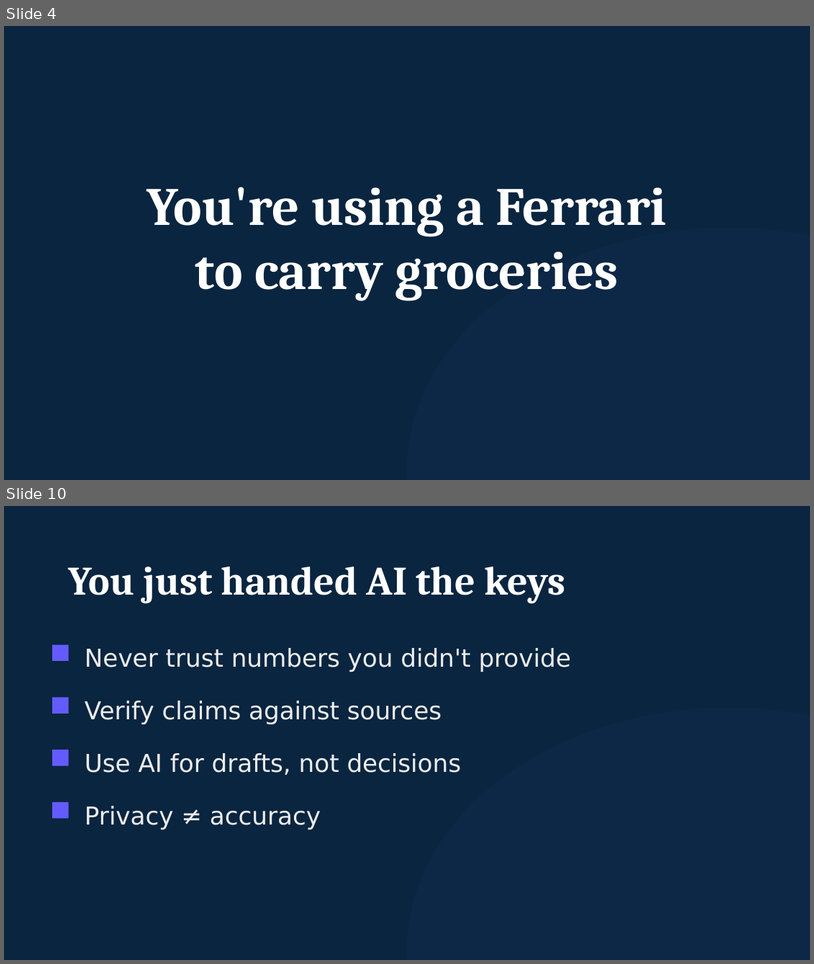
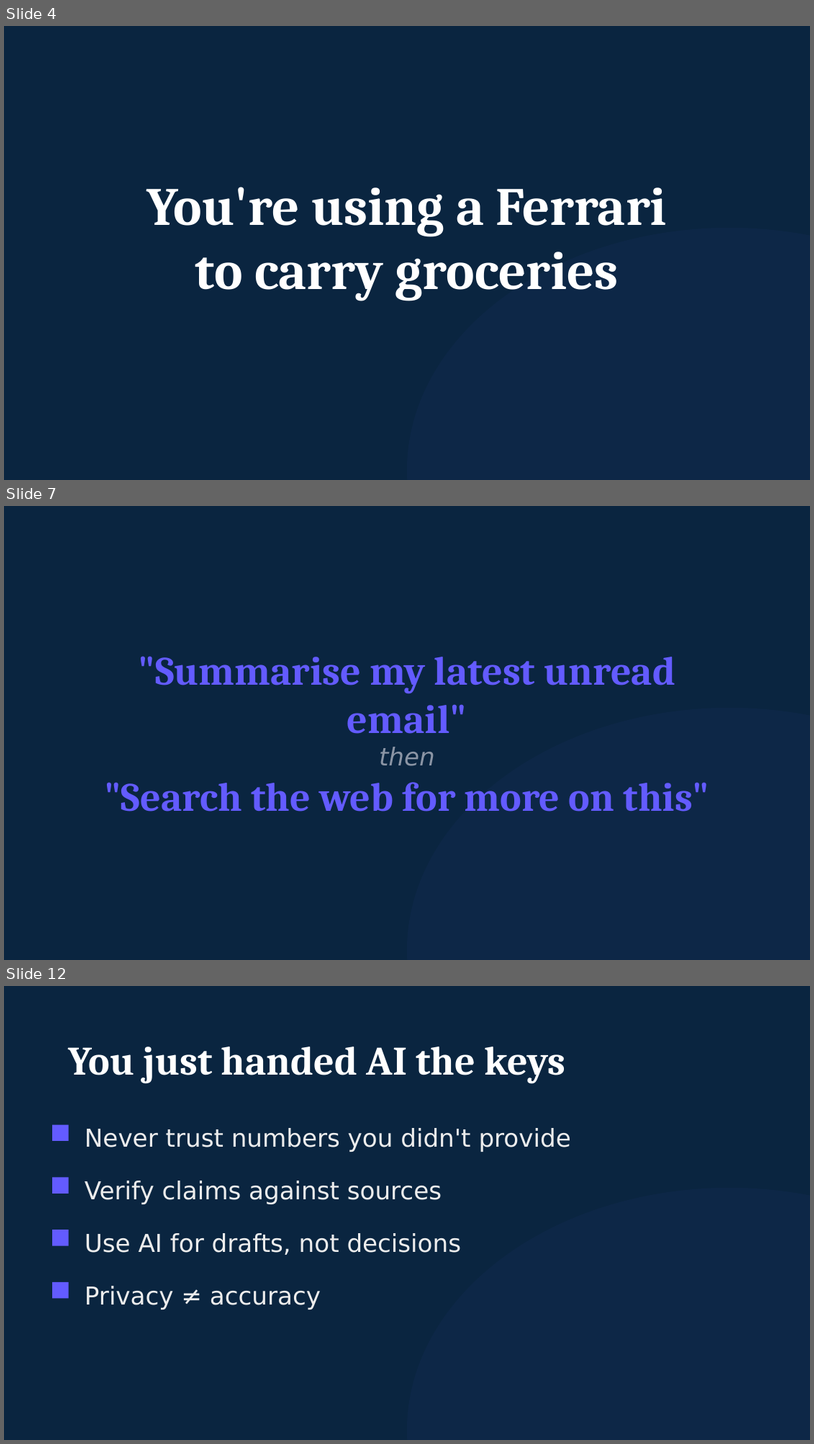
Before and after one commit to michaelengland/ai-best-practices, a slide deck: decks/workshop-2-orchestrator/workshop-2-orchestrator.pptx. Shown one above the other, each under a label of ours: slides 4 and 10 before the commit, slides 4, 7 and 12 after it; the slides between them are not shown. The pictures are 814x964 and 814x1444 pixels, drawn with LibreOffice and Linux fonts; fonts in the diff are those of the drawing. Boxes give left, top, right and bottom in pixels: in the first picture for what was removed or moved away, otherwise in the second. Text is boxed around its words. In the diff, an @@ line names an element or a change of style, - is before the commit and + after.

```diff
--- a/decks/workshop-2-orchestrator/workshop-2-orchestrator.pptx
+++ b/decks/workshop-2-orchestrator/workshop-2-orchestrator.pptx
@@ slide 7 added at (4, 506, 810, 960), background #0A2540 @@
@@ text added at (104, 656, 710, 811), 36 pt, text #635BFF, bold @@
+"Summarise my latest unread email"
+then
+"Search the web for more on this"
@@ ellipse added at (407, 708, 810, 960), fill #635BFF at 4% opacity @@
@@ what was slide 10 is now slide 12 @@
```
Also in this commit, not shown: 9 slides changed, 3 other slides added, 2 slides removed, 10 other files.
